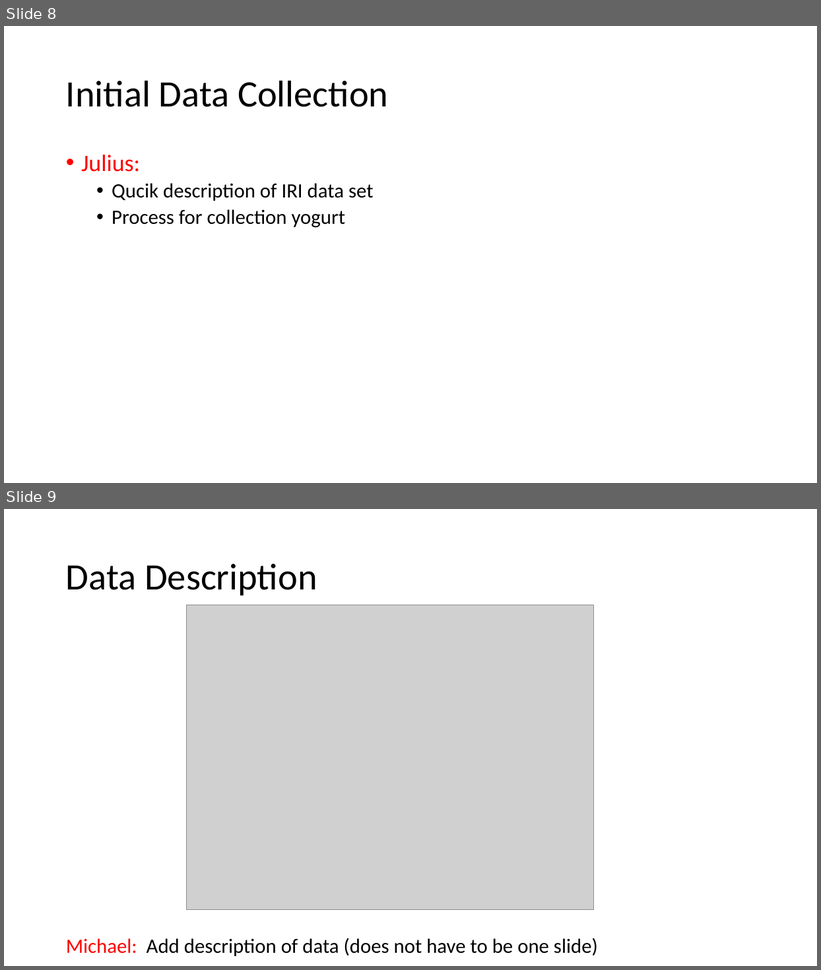
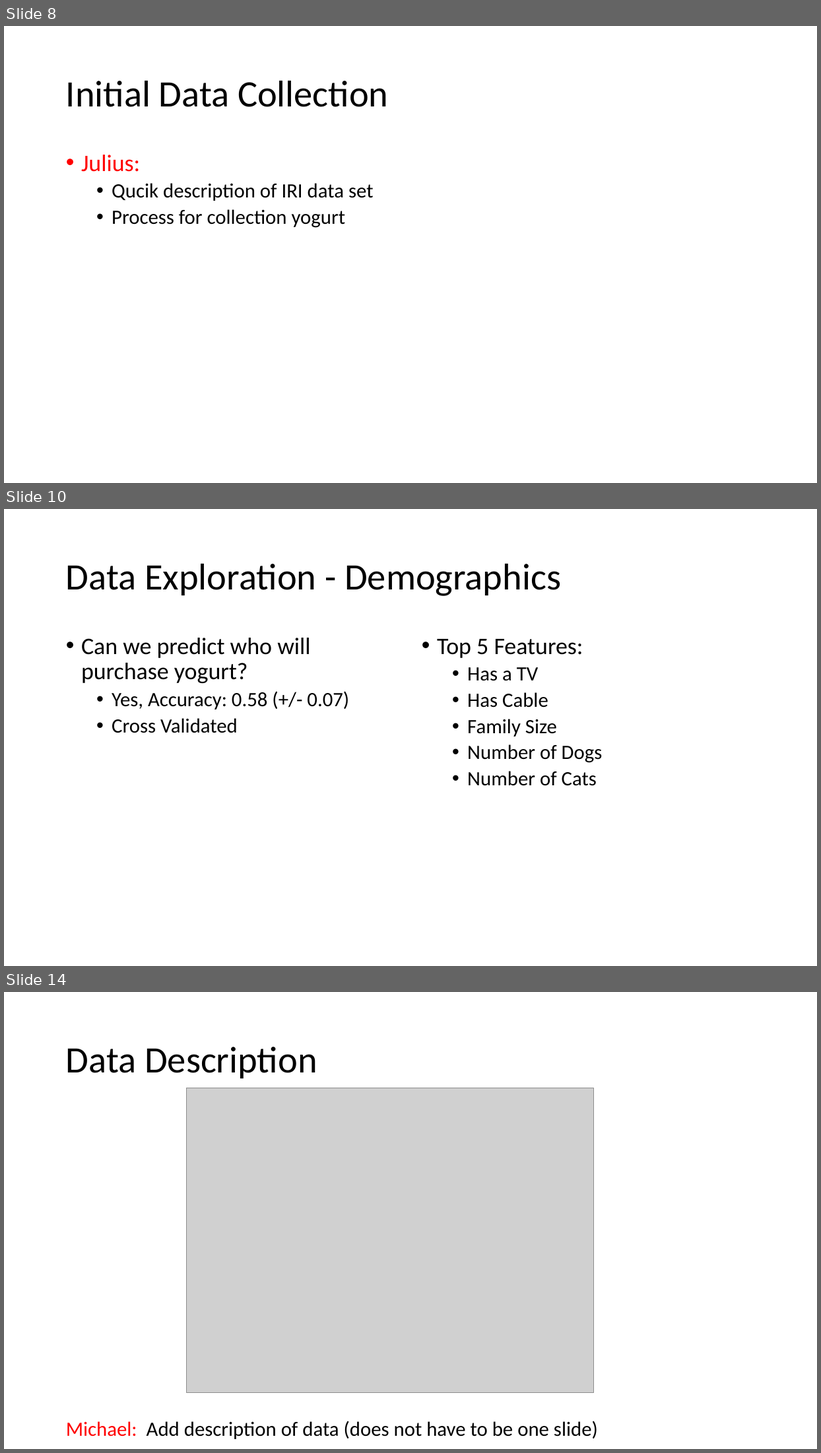
Before and after one commit to mGalarnyk/Machine_Learning_Froyo, a slide deck: Current_Powerpoint/Froyo_v2.pptx. Shown one above the other, each under a label of ours: slides 8 and 9 before the commit, slides 8, 10 and 14 after it; the slides between them are not shown. The pictures are 821x970 and 821x1453 pixels, drawn with LibreOffice and Linux fonts; fonts in the diff are those of the drawing; grey boxes stand for pictures. Boxes give left, top, right and bottom in pixels: in the first picture for what was removed or moved away, otherwise in the second. Text is boxed around its words. In the diff, an @@ line names an element or a change of style, - is before the commit and + after.

```diff
--- a/Current_Powerpoint/Froyo_v2.pptx
+++ b/Current_Powerpoint/Froyo_v2.pptx
@@ slide 10 added at bbox=[4, 509, 817, 966], background #FFFFFF @@
@@ title added at bbox=[66, 563, 561, 596], 44 pt, text #000000 @@
+Data Exploration - Demographics
@@ text added at bbox=[81, 638, 349, 733], 24 pt, text #000000 @@
+• Can we predict who will purchase yogurt?
+  • Yes, Accuracy: 0.58 (+/- 0.07)
+  • Cross Validated
@@ text added at bbox=[437, 639, 603, 786], 24 pt, text #000000 @@
+• Top 5 Features:
+  • Has a TV
+  • Has Cable
+  • Family Size
+  • Number of Dogs
+  • Number of Cats
@@ what was slide 9 is now slide 14 @@
```
Also in this commit, not shown: 4 other slides added, 1 other file.
